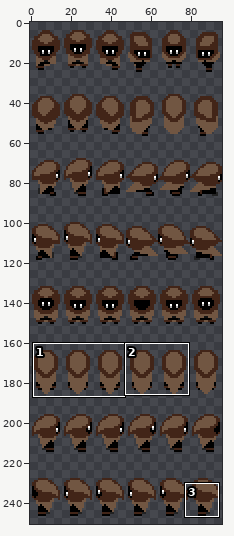
Sprite sheet, stored at resources/assets/texture/player/player_crucible_16x32_6pr_idle.png. Above: a wide view before the commit, with the close-up outlined.
Close-up. As it was:
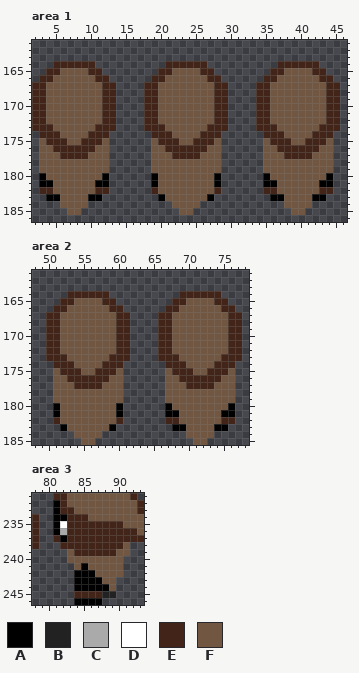
The file is 96x256 pixels. Shown: area 1: x 2..46, y 161..186; area 2: x 48..78, y 161..185; area 3: x 78..93, y 231..246. The wide view leaves out empty margins. The commit also changed other parts of the picture, which this record leaves out.
Palette (. is transparent): A #000000  B #222222  C #aaaaaa  D #ffffff  E #422518  F #715642
Pixels before, area 1, first column x 2:
164 ...EEEEEE..........EEEEEE..........EEEEEE...
165 ..EEFFFFEE........EEFFFFEE........EEFFFFEE..
166 .EEFFFFFFEE......EEFFFFFFEE......EEFFFFFFEE.
167 EEFFFFFFFFEE....EEFFFFFFFFEE....EEFFFFFFFFEE
168 EEFFFFFFFFEE....EEFFFFFFFFEE....EEFFFFFFFFEE
169 EEFFFFFFFFEE....EEFFFFFFFFEE....EEFFFFFFFFEE
170 EEFFFFFFFFEE....EEFFFFFFFFEE....EEFFFFFFFFEE
171 EEFFFFFFFFEE....EEFFFFFFFFEE....EEFFFFFFFFEE
172 EEFFFFFFFFEE....EEFFFFFFFFEE....EEFFFFFFFFEE
173 EEEFFFFFFEEE....EEEFFFFFFEEE....EEEFFFFFFEEE
174 .EEEFFFFEEE......EEEFFFFEEE......EEEFFFFEEE.
175 .FEEEFFEEEF......FEEEFFEEEF......FEEEFFEEEF.
176 .FFEEEEEEFF......FFEEEEEEFF......FFEEEEEEFF.
177 .FFFEEEEFFF......FFFEEEEFFF......FFFEEEEFFF.
178 .FFFFFFFFFF......FFFFFFFFFF......FFFFFFFFFF.
179 .FFFFFFFFFF......FFFFFFFFFF......FFFFFFFFFF.
180 .AFFFFFFFFA......AFFFFFFFFA......AFFFFFFFFA.
181 .AAFFFFFFAA......AFFFFFFFFA......AAFFFFFFAA.
182 .EEFFFFFFEE......EFFFFFFFFE......EEFFFFFFEE.
183 ..AAFFFFAA........AFFFFFFA........AAFFFFAA..
184 ....FFFF............FFFF............FFFF....
185 .....FF..............FF..............FF.....
Pixels before, area 2, first column x 50:
164 ...EEEEEE..........EEEEEE...
165 ..EEFFFFEE........EEFFFFEE..
166 .EEFFFFFFEE......EEFFFFFFEE.
167 EEFFFFFFFFEE....EEFFFFFFFFEE
168 EEFFFFFFFFEE....EEFFFFFFFFEE
169 EEFFFFFFFFEE....EEFFFFFFFFEE
170 EEFFFFFFFFEE....EEFFFFFFFFEE
171 EEFFFFFFFFEE....EEFFFFFFFFEE
172 EEFFFFFFFFEE....EEFFFFFFFFEE
173 EEEFFFFFFEEE....EEEFFFFFFEEE
174 .EEEFFFFEEE......EEEFFFFEEE.
175 .FEEEFFEEEF......FEEEFFEEEF.
176 .FFEEEEEEFF......FFEEEEEEFF.
177 .FFFEEEEFFF......FFFEEEEFFF.
178 .FFFFFFFFFF......FFFFFFFFFF.
179 .FFFFFFFFFF......FFFFFFFFFF.
180 .AFFFFFFFFA......AFFFFFFFFA.
181 .AFFFFFFFFA......AAFFFFFFAA.
182 .EFFFFFFFFE......EEFFFFFFEE.
183 ..AFFFFFFA........AAFFFFAA..
184 ....FFFF............FFFF....
185 .....FF..............FF.....
Pixels before, area 3, first column x 78:
231 ...EEFFFFFFFFFE.
232 ...AEFFFFFFFFFFE
233 ...AEEFFFFFFFFFE
234 E..AAEEEFFFFFFFF
235 E..ADEEEEEEEEFFF
236 E..ACEEEEEEEEEEF
237 E..EAEEEEEEEEEEE
238 E...EEEEEEEEEF..
239 .....FEEEEEEFF..
240 .....FFFFFFFF...
241 ......FAFFFFF...
242 ......AAAFFFF...
243 ......AAAAFF....
244 ......AAAAAF....
245 ......EEEEBB....
246 ......AAAA......
After the commit:
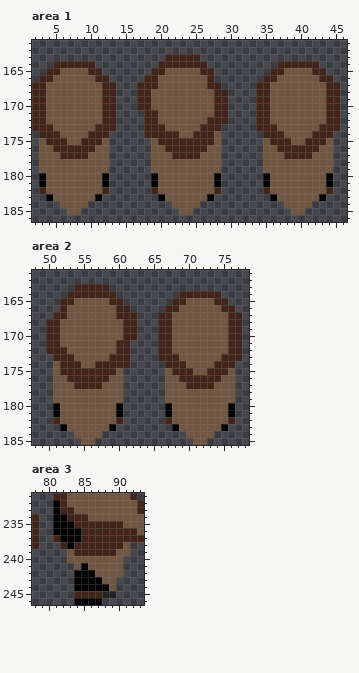
Changes in this commit:
Area 1:
Colour E now appears in row 163 at x 21 to 25; in row 164 at x 20; in row 165 at x 19; in row 166 at x 18; in rows 167 to 170 at x 17; in row 174 at x 18.
The author changed colour F to colour E in row 167 at x 27; in row 172 at x 27; in row 173 at x 26; in row 174 at x 22 and 25; in row 175 at x 23 to 24.
The author changed colour A to colour F in row 181 at x 4, 11, 36 and 43; in row 183 at x 5, 10, 37 and 42.
The author changed colour E to colour F in row 165 at x 21; in row 166 at x 20; in rows 168 to 170 at x 19; in row 174 at x 28; in row 182 at x 4, 11, 36 and 43.
Colour E is removed in row 166 at x 28; in row 167 at x 29; in row 173 at x 29.
Area 2:
Colour E now appears in row 163 at x 54 to 58; in row 164 at x 59; in row 165 at x 60; in row 166 at x 61; in rows 167 to 170 at x 62; in row 174 at x 61.
The author changed colour F to colour E in row 167 at x 52; in row 172 at x 52; in row 173 at x 53; in row 174 at x 54 and 57; in row 175 at x 55 to 56.
The author changed colour A to colour F in row 181 at x 68 and 75; in row 183 at x 69 and 74.
The author changed colour E to colour F in row 165 at x 58; in row 166 at x 59; in rows 168 to 170 at x 60; in row 174 at x 51; in row 182 at x 68 and 75.
Colour E is removed in row 166 at x 51; in row 167 at x 50; in row 173 at x 50.
Area 3:
The author changed colour C to colour A in row 236 at x 82.
The author changed colour D to colour A in row 235 at x 82.
The author changed colour E to colour A in row 235 at x 83; in rows 236 to 237 at x 83 to 84; in row 238 at x 83.
Pixel boxes of the changes (left, top, right, bottom) in both close-ups:
changed: (137, 54, 228, 145)
changed: (46, 180, 102, 201)
changed: (270, 180, 284, 201)
changed: (312, 180, 326, 201)
changed: (46, 284, 137, 375)
changed: (172, 410, 228, 431)
changed: (60, 521, 81, 549)
